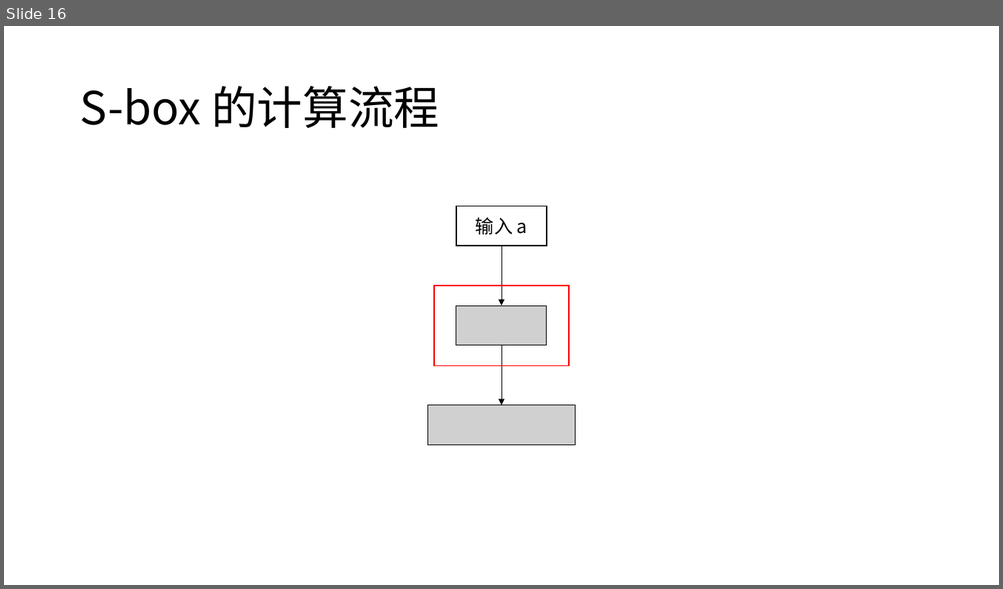
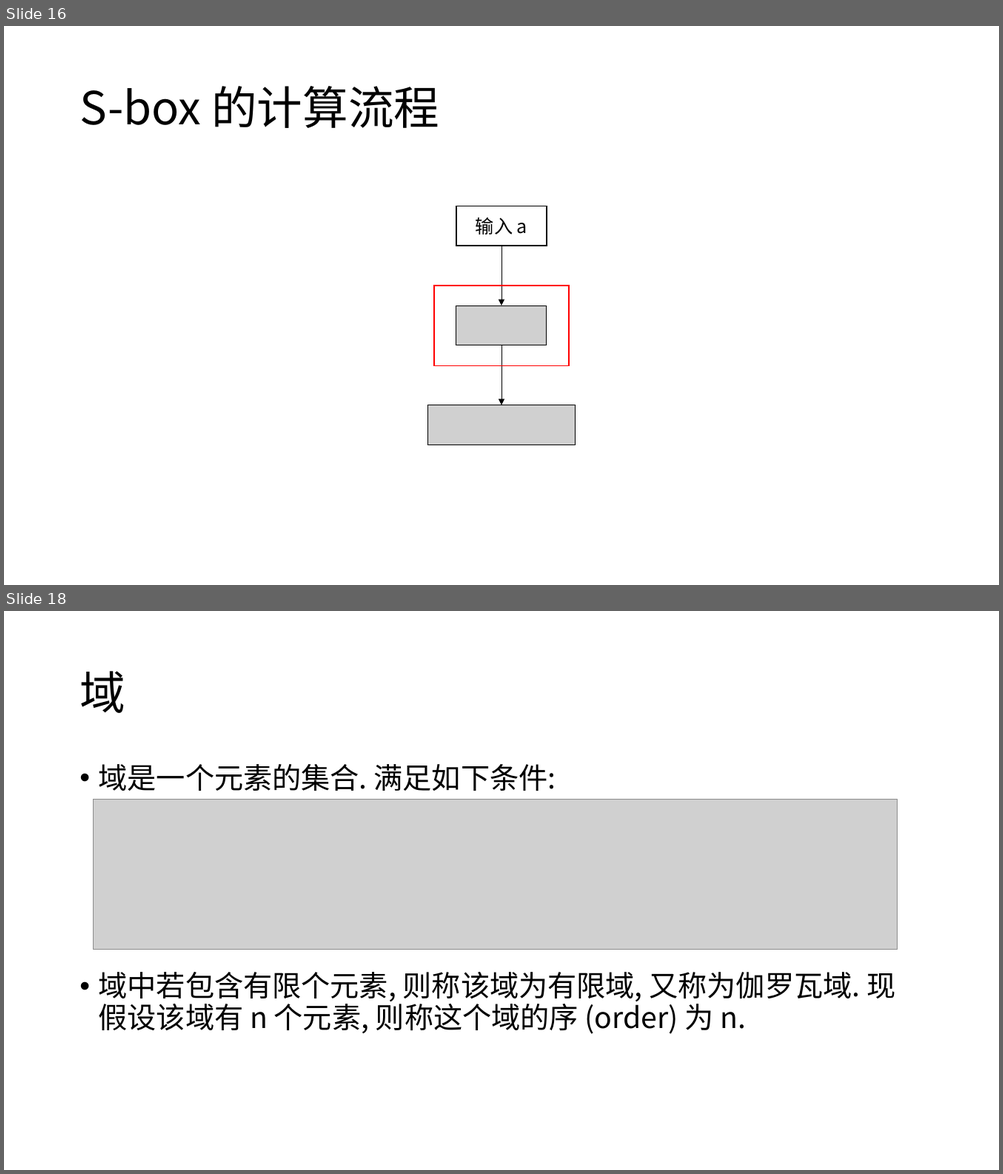
Before and after one commit to Blogg9ggg/Notes, a slide deck: A Very Compact S-box for AES/A Very Compact S-box for AES.pptm. Shown one above the other, each under a label of ours: slide 16 before the commit, slides 16 and 18 after it; the slides between them are not shown. The pictures are 1003x589 and 1003x1174 pixels, drawn with LibreOffice and Linux fonts; fonts in the diff are those of the drawing; grey boxes stand for pictures. Boxes give left, top, right and bottom in pixels: in the first picture for what was removed or moved away, otherwise in the second. Text is boxed around its words. In the diff, an @@ line names an element or a change of style, - is before the commit and + after.

```diff
--- a/A Very Compact S-box for AES/A Very Compact S-box for AES.pptm
+++ b/A Very Compact S-box for AES/A Very Compact S-box for AES.pptm
@@ slide 18 added at (4, 611, 999, 1170), background #FFFFFF @@
@@ title added at (79, 671, 125, 713), 44 pt, text #000000 @@
+域
@@ text added at (99, 764, 895, 1034), 28 pt, text #000000 @@
+• 域是一个元素的集合. 满足如下条件:
+• 域中若包含有限个元素, 则称该域为有限域, 又称为伽罗瓦域. 现假设该域有 n 个元素, 则称这个域的序 (order) 为 n.
@@ picture added at (94, 799, 897, 950) @@
```
Also in this commit, not shown: 1 slide changed, 19 other slides added.
